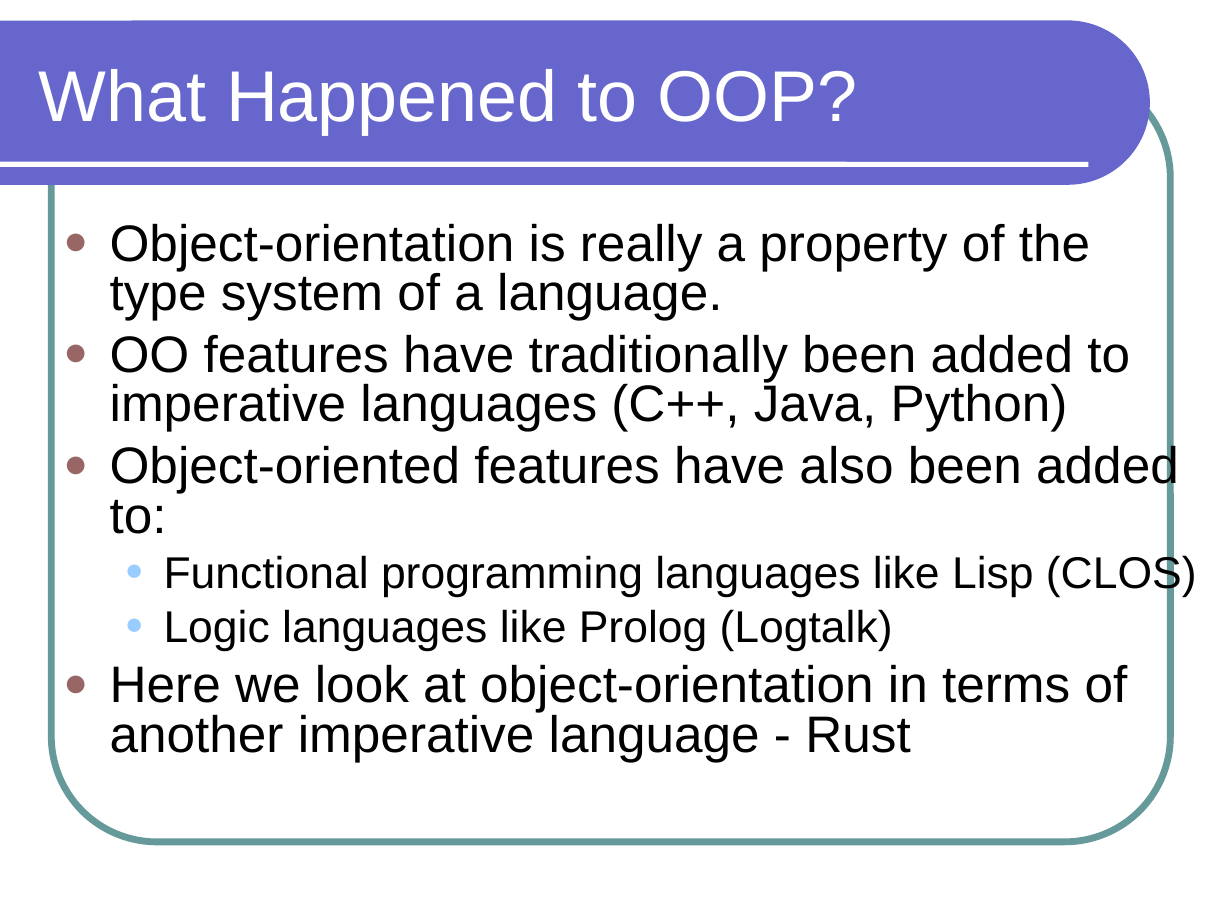
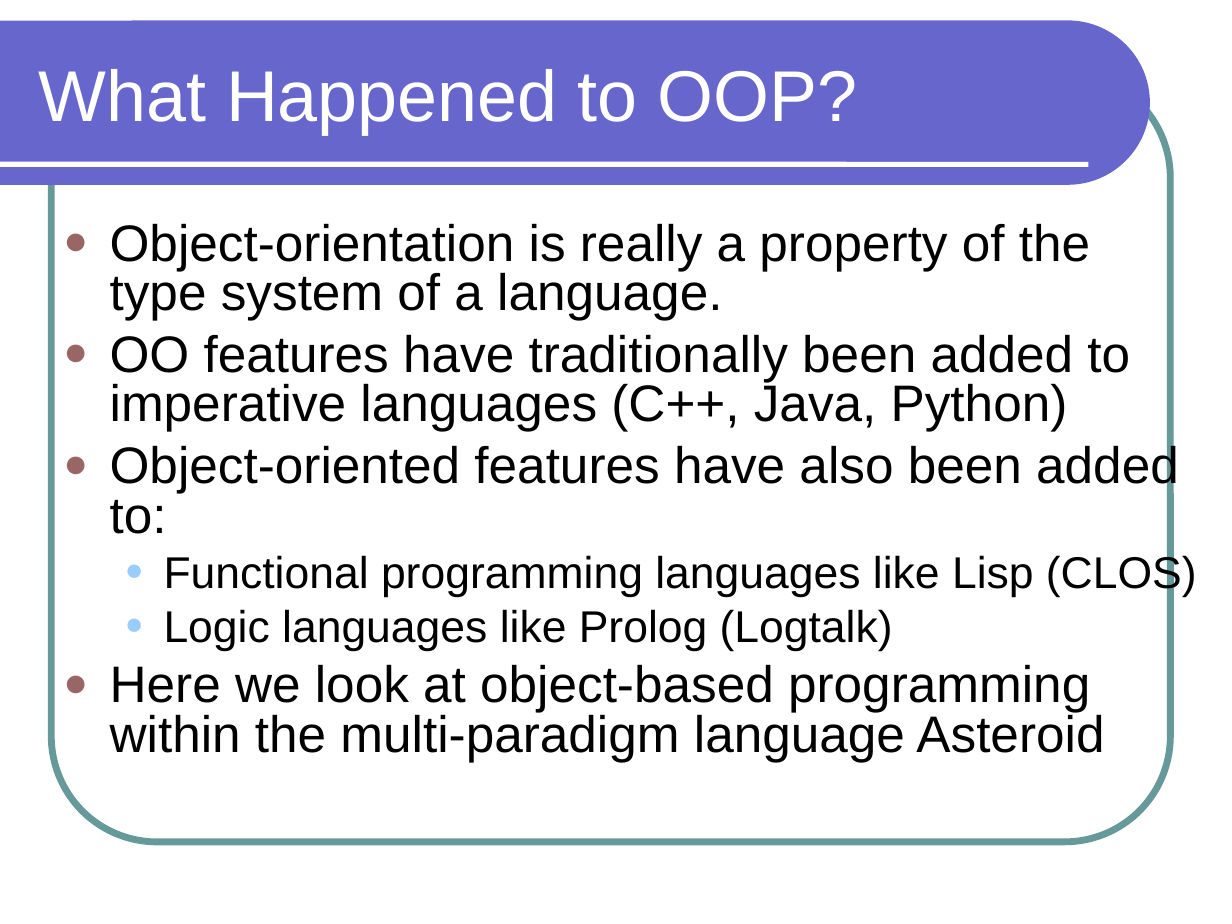
Before and after one commit to lutzhamel/CSC301, a slide deck: slide 4 of notes/csc301-ln001.ppt. Drawn at 1232x924 pixels with LibreOffice and Linux fonts; fonts in the diff are those of the drawing. Boxes give left, top, right and bottom in pixels: in the first picture for what was removed or moved away, otherwise in the second. Text is boxed around its words. In the diff, an @@ line names an element or a change of style, - is before the commit and + after.

Commit message:
converting to Asteroid

```diff
--- a/notes/csc301-ln001.ppt
+++ b/notes/csc301-ln001.ppt
@@ text at <box>110,664,1104,762</box>: text changed @@
-● Here we look at object-orientation in terms of another imperative language - Rust
+● Here we look at object-based programming within the multi-paradigm language Asteroid
```
Also in this commit, not shown: 7 other slides changed, 2 slides added, 2 slides removed, 13 other files.
